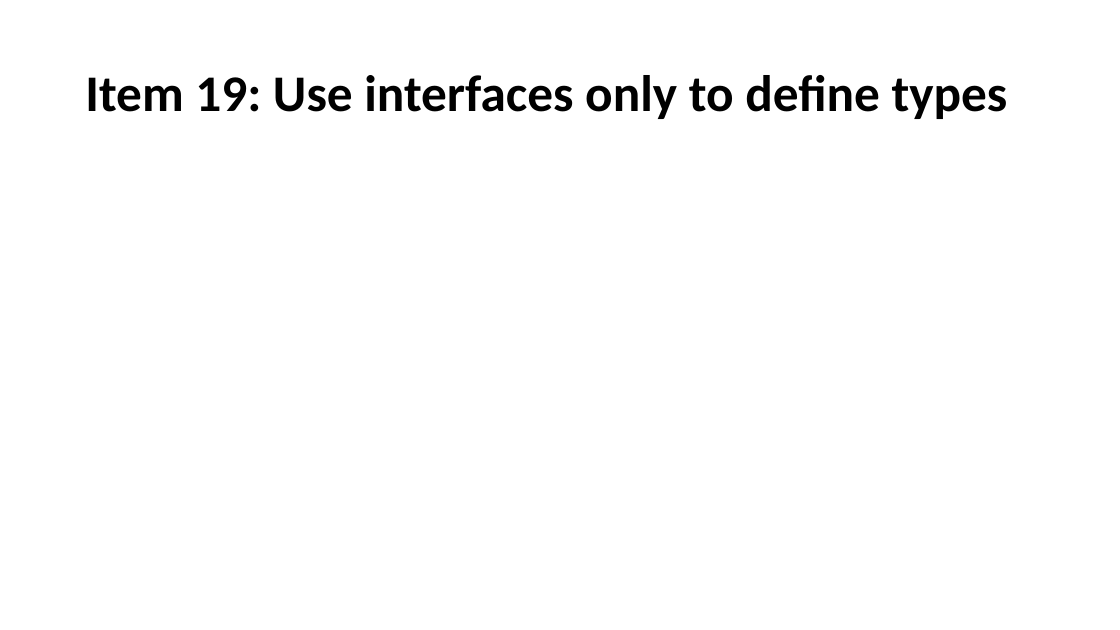
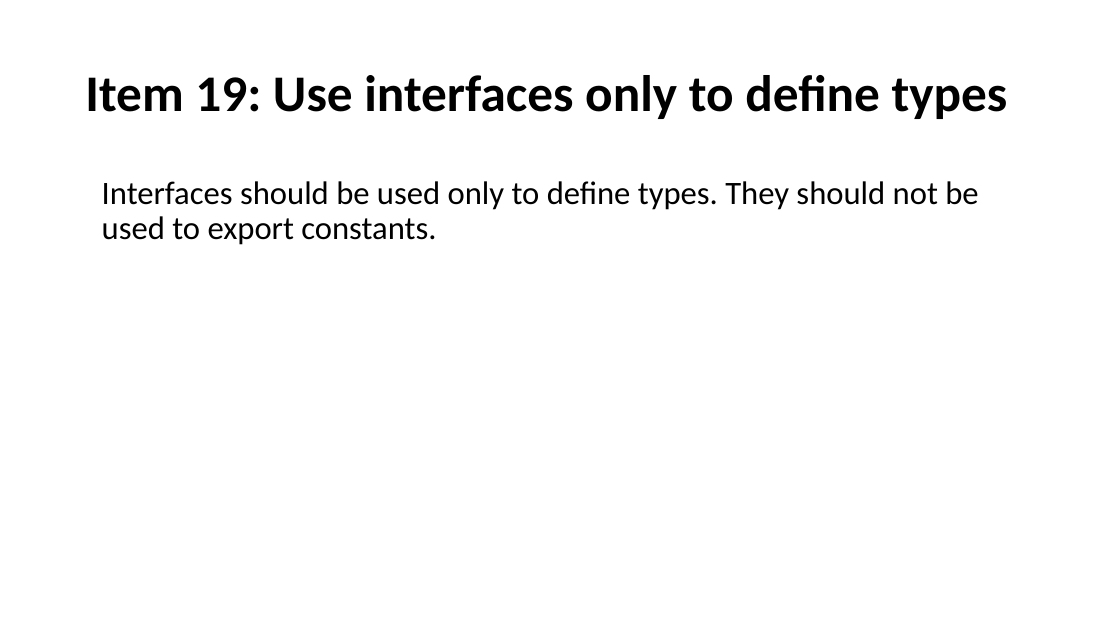
Before and after one commit to javamaster-llc/effective-java-examples-master, a slide deck: slide 27 of Study of Effective Java™.pptx. Drawn at 1120x630 pixels with LibreOffice and Linux fonts; fonts in the diff are those of the drawing. Boxes give left, top, right and bottom in pixels: in the first picture for what was removed or moved away, otherwise in the second. Text is boxed around its words. In the diff, an @@ line names an element or a change of style, - is before the commit and + after.

```diff
--- a/Study of Effective Java™.pptx
+++ b/Study of Effective Java™.pptx
@@ text added at <box>102,181,978,245</box>, 28 pt, text #000000 @@
+Interfaces should be used only to define types. They should not be used to export constants.
```
Also in this commit, not shown: 1 other slide changed, 25 slides added.
